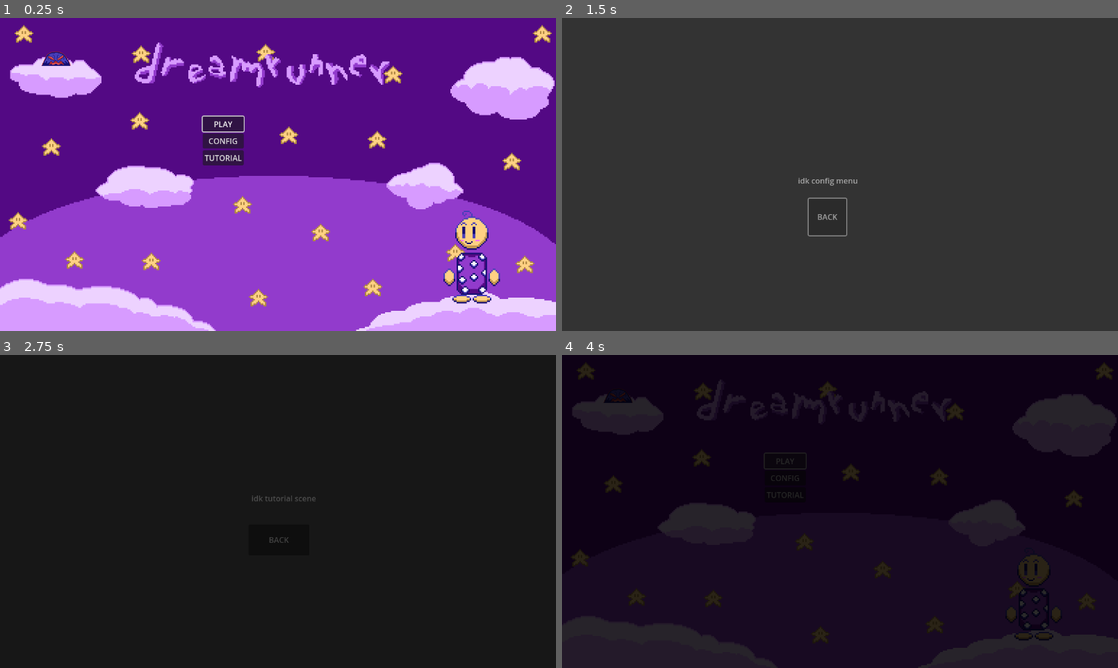
Above: before the commit, frames 1-4 (two rows, left to right).
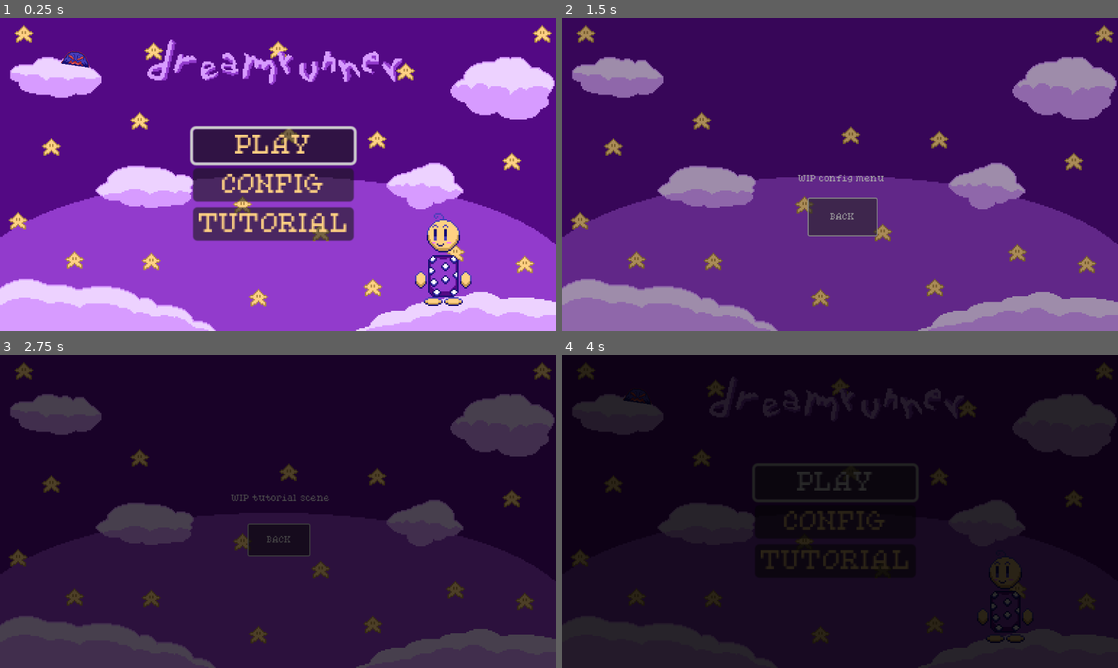
Above: after the commit, the same moments.

Repository: jacio-m/DreamRunner
Game: Godot game, scene res://HUD/main_menu.tscn
The game is run twice, just before and just after one commit, with the same random seed, the same clock (stepped at 60 frames per second) and the same inputs.
Inputs:
- Up to frame 1 (0.25 s): no input
- Up to frame 2 (1.5 s): click "CONFIG" at 0.5 s; click "BACK" at 1.25 s
- Up to frame 3 (2.75 s): click "TUTORIAL" at 2 s
- Up to frame 4 (4 s): click "BACK" at 2.75 s; click "PLAY" at 3.5 s

The runs differ from the first frame. In frame 1, 16% of the frame differs, in the area x 7-90%, y 6-92%; in frame 2, 100%, in the area x 0-100%, y 0-100%; in frame 3, 50%; in frame 4, 3.6%.

Commit message:
Navigation With Keyboard for Buttons Done
The buttons now can be navegated with the keyboard, fade out working on main level, added temporary sprites for the tutorial and config screen.

Diff:
--- a/HUD/config_screen.gd
+++ b/HUD/config_screen.gd
@@ -1,6 +1,7 @@
 extends Node
 
 func _ready():
+	$BackButton.grab_focus()
 	$BackButton.pressed.connect(main_menu)
 
 func main_menu():
--- a/HUD/config_screen.tscn
+++ b/HUD/config_screen.tscn
@@ -1,20 +1,29 @@
-[gd_scene load_steps=2 format=3 uid="uid://d4e0i1sppeo6u"]
+[gd_scene load_steps=4 format=3 uid="uid://d4e0i1sppeo6u"]
 
 [ext_resource type="Script" uid="uid://cgqn4b1fq1vhq" path="res://HUD/config_screen.gd" id="1_xc0qo"]
+[ext_resource type="Texture2D" uid="uid://c4dofmepmfprr" path="res://HUD/Sprites/main_menu1.png" id="2_8ian7"]
+[ext_resource type="FontFile" uid="uid://eiv0e5a5eppv" path="res://HUD/Fonts/PixelatedEleganceRegular-ovyAA.ttf" id="3_lul8w"]
 
 [node name="Config" type="Node"]
 script = ExtResource("1_xc0qo")
+
+[node name="Sprite2D" type="Sprite2D" parent="."]
+scale = Vector2(3, 3)
+texture = ExtResource("2_8ian7")
+centered = false
 
 [node name="Label" type="Label" parent="."]
 offset_left = 489.0
 offset_top = 325.0
 offset_right = 613.0
 offset_bottom = 348.0
-text = "idk config menu"
+theme_override_fonts/font = ExtResource("3_lul8w")
+text = "WIP config menu"
 
 [node name="BackButton" type="Button" parent="."]
 offset_left = 511.0
 offset_top = 374.0
-offset_right = 589.0
+offset_right = 652.0
 offset_bottom = 450.0
+theme_override_fonts/font = ExtResource("3_lul8w")
 text = "BACK"
--- a/HUD/main_menu.tscn
+++ b/HUD/main_menu.tscn
@@ -12,6 +12,7 @@
 [ext_resource type="Texture2D" uid="uid://c7cwnnnifrnu5" path="res://Player/Idle Animation/child_idle4.png" id="5_qvokx"]
 [ext_resource type="Texture2D" uid="uid://b85m4btt0vx5h" path="res://HUD/Sprites/menu_title3.png" id="5_xudqj"]
 [ext_resource type="Script" uid="uid://bdq5iqqq4egxr" path="res://HUD/menu_buttons.gd" id="6_qs2e7"]
+[ext_resource type="FontFile" uid="uid://eiv0e5a5eppv" path="res://HUD/Fonts/PixelatedEleganceRegular-ovyAA.ttf" id="7_xudqj"]
 
 [sub_resource type="SpriteFrames" id="SpriteFrames_fqn15"]
 animations = [{
@@ -73,6 +74,7 @@
 centered = false
 
 [node name="Title" type="AnimatedSprite2D" parent="."]
+position = Vector2(26, -6)
 scale = Vector2(3, 3)
 sprite_frames = SubResource("SpriteFrames_fqn15")
 animation = &"Title Animation"
@@ -81,32 +83,55 @@
 centered = false
 
 [node name="MenuButtons" type="VBoxContainer" parent="."]
-offset_left = 420.0
-offset_top = 204.0
-offset_right = 460.0
-offset_bottom = 244.0
+anchors_preset = 8
+anchor_left = 0.5
+anchor_top = 0.5
+anchor_right = 0.5
+anchor_bottom = 0.5
+offset_left = -176.0
+offset_top = -94.0
+offset_right = -65.0
+offset_bottom = 7.0
+grow_horizontal = 2
+grow_vertical = 2
+scale = Vector2(3, 3)
+size_flags_horizontal = 4
+size_flags_vertical = 4
 script = ExtResource("6_qs2e7")
 
 [node name="PlayButton" type="Button" parent="MenuButtons"]
 layout_mode = 2
+theme_override_colors/font_color = Color(1, 0.819608, 0.513726, 1)
+theme_override_colors/font_focus_color = Color(1, 0.819608, 0.513726, 1)
+theme_override_colors/font_pressed_color = Color(1, 0.819608, 0.513726, 1)
+theme_override_fonts/font = ExtResource("7_xudqj")
 text = "PLAY"
 
 [node name="ConfigButton" type="Button" parent="MenuButtons"]
 layout_mode = 2
+theme_override_colors/font_color = Color(1, 0.819608, 0.513726, 1)
+theme_override_colors/font_focus_color = Color(1, 0.819608, 0.513726, 1)
+theme_override_colors/font_pressed_color = Color(1, 0.819608, 0.513726, 1)
+theme_override_fonts/font = ExtResource("7_xudqj")
 text = "CONFIG"
 
 [node name="TutorialButton" type="Button" parent="MenuButtons"]
 layout_mode = 2
+theme_override_colors/font_color = Color(1, 0.819608, 0.513726, 1)
+theme_override_colors/font_focus_color = Color(1, 0.819608, 0.513726, 1)
+theme_override_colors/font_pressed_color = Color(1, 0.819608, 0.513726, 1)
+theme_override_fonts/font = ExtResource("7_xudqj")
 text = "TUTORIAL"
 
 [node name="ShadowIdle" type="AnimatedSprite2D" parent="."]
-position = Vector2(117, 67)
+position = Vector2(161, 67)
+rotation = 0.146608
 sprite_frames = SubResource("SpriteFrames_6co8s")
 animation = &"Shadow Idle"
 frame_progress = 0.626949
 
 [node name="ChildIdle" type="AnimatedSprite2D" parent="."]
-position = Vector2(976, 495)
+position = Vector2(917, 500)
 scale = Vector2(3, 3)
 sprite_frames = SubResource("SpriteFrames_fojc5")
 animation = &"Child Idle"
--- a/HUD/menu_buttons.gd
+++ b/HUD/menu_buttons.gd
@@ -2,3 +2,15 @@
 
 func _ready():
 	$PlayButton.grab_focus()
+	$PlayButton.pressed.connect(play_game)
+	$ConfigButton.pressed.connect(config_scene)
+	$TutorialButton.pressed.connect(tutorial_scene)
+
+func play_game():
+	FadeAnimation.fade_to_scene("res://Levels/Scenes/main.tscn")
+
+func config_scene():
+	FadeAnimation.fade_to_scene("res://HUD/config_screen.tscn")
+
+func tutorial_scene():
+	FadeAnimation.fade_to_scene("res://HUD/tutorial.tscn")
--- a/HUD/tutorial.tscn
+++ b/HUD/tutorial.tscn
@@ -1,20 +1,29 @@
-[gd_scene load_steps=2 format=3 uid="uid://bcaxvcr3gedc"]
+[gd_scene load_steps=4 format=3 uid="uid://bcaxvcr3gedc"]
 
 [ext_resource type="Script" uid="uid://bq5qravcbtof0" path="res://tutorial.gd" id="1_3e5vs"]
+[ext_resource type="Texture2D" uid="uid://c4dofmepmfprr" path="res://HUD/Sprites/main_menu1.png" id="2_bn36r"]
+[ext_resource type="FontFile" uid="uid://eiv0e5a5eppv" path="res://HUD/Fonts/PixelatedEleganceRegular-ovyAA.ttf" id="3_bir4d"]
 
 [node name="Tutorial" type="Node"]
 script = ExtResource("1_3e5vs")
 
+[node name="WIP" type="Sprite2D" parent="."]
+scale = Vector2(3, 3)
+texture = ExtResource("2_bn36r")
+centered = false
+
 [node name="Label" type="Label" parent="."]
-offset_left = 521.0
-offset_top = 285.0
-offset_right = 655.0
-offset_bottom = 308.0
-text = "idk tutorial scene"
+offset_left = 479.0
+offset_top = 289.0
+offset_right = 684.0
+offset_bottom = 313.0
+theme_override_fonts/font = ExtResource("3_bir4d")
+text = "WIP tutorial scene"
 
 [node name="BackButton" type="Button" parent="."]
 offset_left = 515.0
 offset_top = 351.0
 offset_right = 641.0
 offset_bottom = 415.0
+theme_override_fonts/font = ExtResource("3_bir4d")
 text = "BACK"
--- a/Levels/Scenes/level.gd
+++ b/Levels/Scenes/level.gd
@@ -24,14 +24,15 @@
 var progress_smoothing : float = 5.0
 
 func _ready():
-	$"DreamSweet (main)".stream.loop = true
-	$"DreamSweet (main)".play()
+	if not $"DreamSweet (main)".playing:
+		$"DreamSweet (main)".stream.loop = true
+		$"DreamSweet (main)".play()
 	screen_size = get_viewport().get_visible_rect().size
 	ground_height = $Ground.get_node("Sprite2D").texture.get_height()
-	$GameOver.get_node("Button").pressed.connect(new_game)
+	$GameOver.get_node("Button").pressed.connect(func():
+		await FadeAnimation.fade_to_scene(get_tree().current_scene.scene_file_path))
 	$GameOver.get_node("MenuButton").pressed.connect(func():
 		await FadeAnimation.fade_to_scene("res://HUD/main_menu.tscn"))
-	FadeAnimation.fade_out()
 	new_game()
 
 func new_game():
--- a/main_menu.gd
+++ b/main_menu.gd
@@ -6,15 +6,3 @@
 	$ChildIdle.play("Child Idle")
 	$ShadowIdle.play("Shadow Idle")
 	$Title.play("Title Animation")
-	$MenuButtons/PlayButton.pressed.connect(play_game)
-	$MenuButtons/ConfigButton.pressed.connect(config_scene)
-	$MenuButtons/TutorialButton.pressed.connect(tutorial_scene)
-
-func play_game():
-	FadeAnimation.fade_to_scene("res://Levels/Scenes/main.tscn")
-
-func config_scene():
-	FadeAnimation.fade_to_scene("res://HUD/config_screen.tscn")
-
-func tutorial_scene():
-	FadeAnimation.fade_to_scene("res://HUD/tutorial.tscn")
--- a/tutorial.gd
+++ b/tutorial.gd
@@ -1,6 +1,7 @@
 extends Node
 
 func _ready():
+	$BackButton.grab_focus()
 	$BackButton.pressed.connect(main_menu)
 
 func main_menu():
Not shown: 1 places in HUD/main_menu.tscn that only renumber resources
